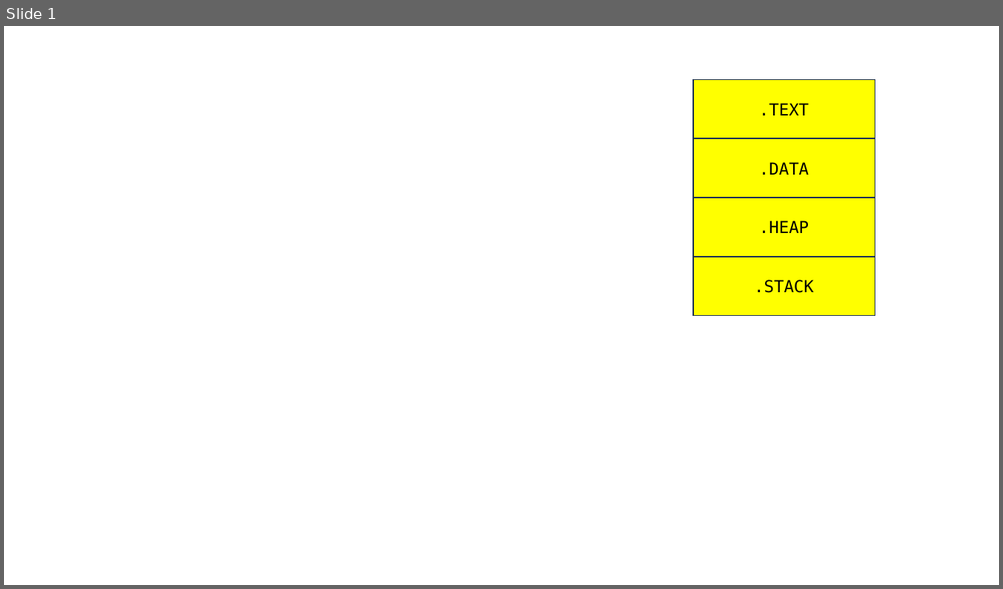
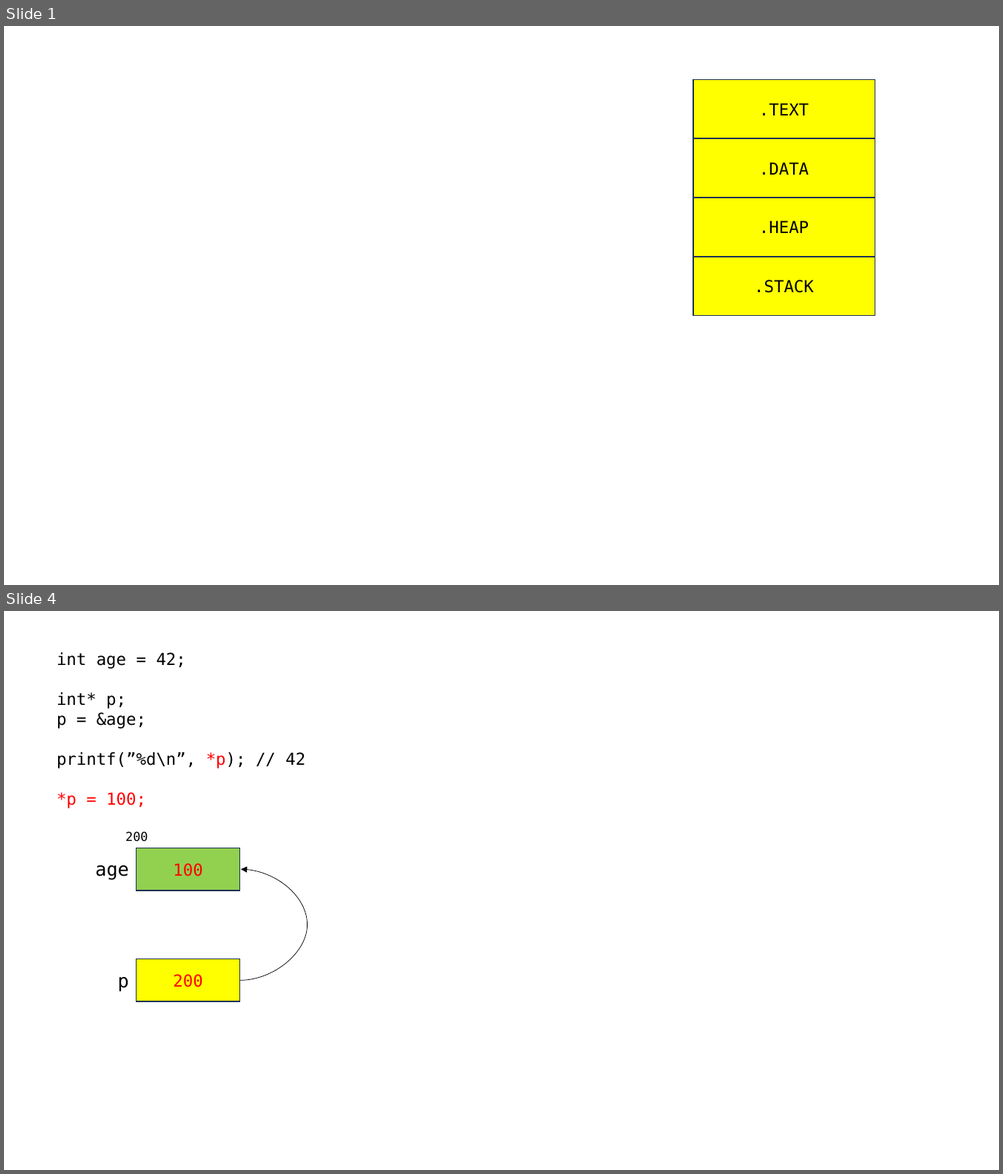
Before and after one commit to yoondev-classroom/c_231107, a slide deck: c_231107.pptx. Shown one above the other, each under a label of ours: slide 1 before the commit, slides 1 and 4 after it; the slides between them are not shown. The pictures are 1003x589 and 1003x1174 pixels, drawn with LibreOffice and Linux fonts; fonts in the diff are those of the drawing. Boxes give left, top, right and bottom in pixels: in the first picture for what was removed or moved away, otherwise in the second. Text is boxed around its words. In the diff, an @@ line names an element or a change of style, - is before the commit and + after.

```diff
--- a/c_231107.pptx
+++ b/c_231107.pptx
@@ slide 4 added at (4, 611, 999, 1170), background #FFFFFF @@
@@ text added at (57, 652, 305, 809), 16 pt, text #000000 @@
+int age = 42;
+int* p;
+p = &age;
+printf(”%d\n”, *p); // 42
+*p = 100;
@@ text added at (125, 832, 148, 842), 12 pt, text #000000 @@
+200
@@ rectangle added at (136, 849, 240, 891), fill #92D050, outline #1E3256 1 pt, 16 pt, text #FF0000 @@
+100
@@ text added at (95, 866, 129, 880), 18 pt, text #000000 @@
+age
@@ curved arrow added from (240, 980) to (241, 869), #000000 0.5 pt @@
@@ rectangle added at (136, 960, 240, 1002), fill #FFFF00, outline #1E3256 1 pt, 16 pt, text #FF0000 @@
+200
@@ text added at (118, 977, 129, 992), 18 pt, text #000000 @@
+p
```
Also in this commit, not shown: 8 other slides added, 2 other files.
